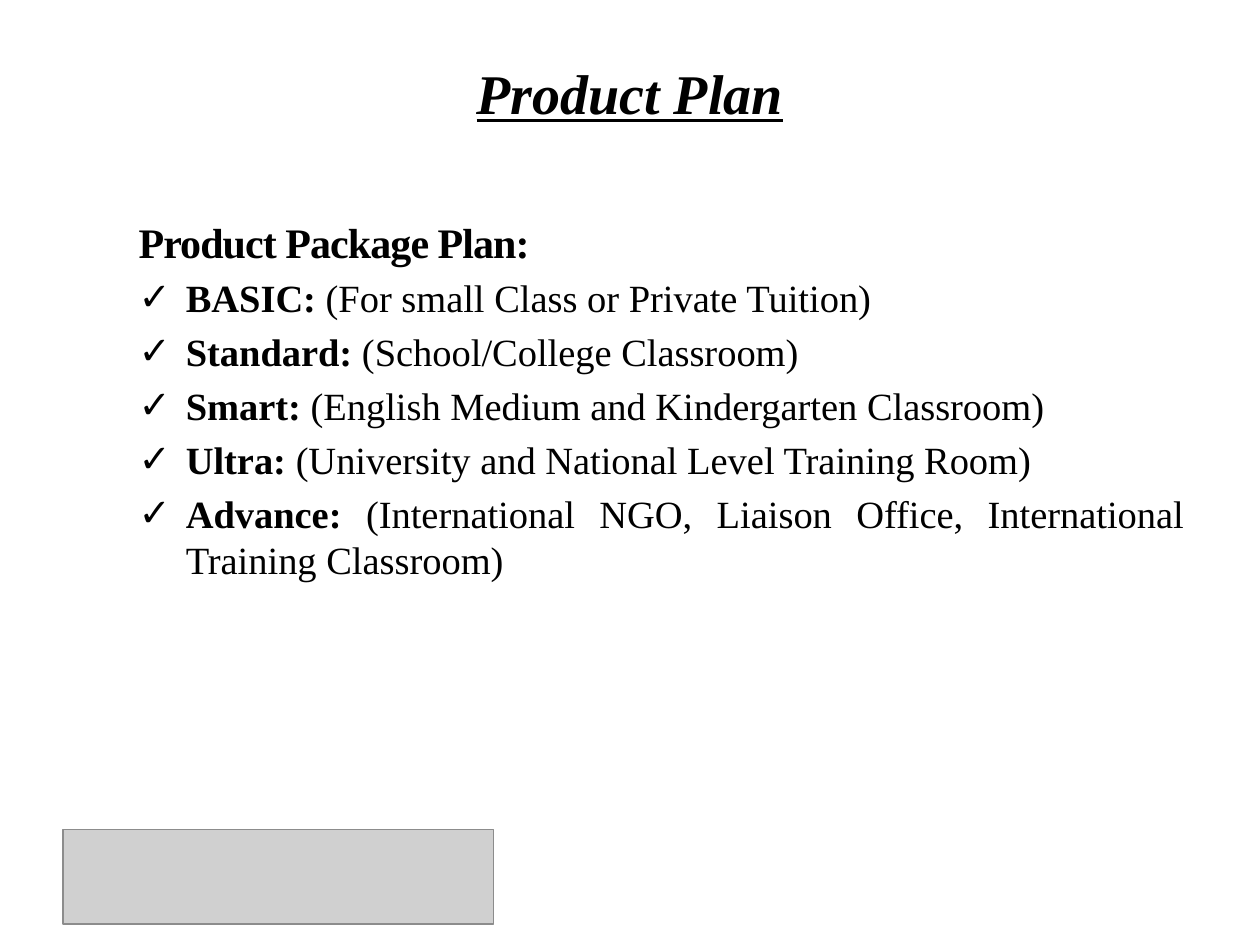
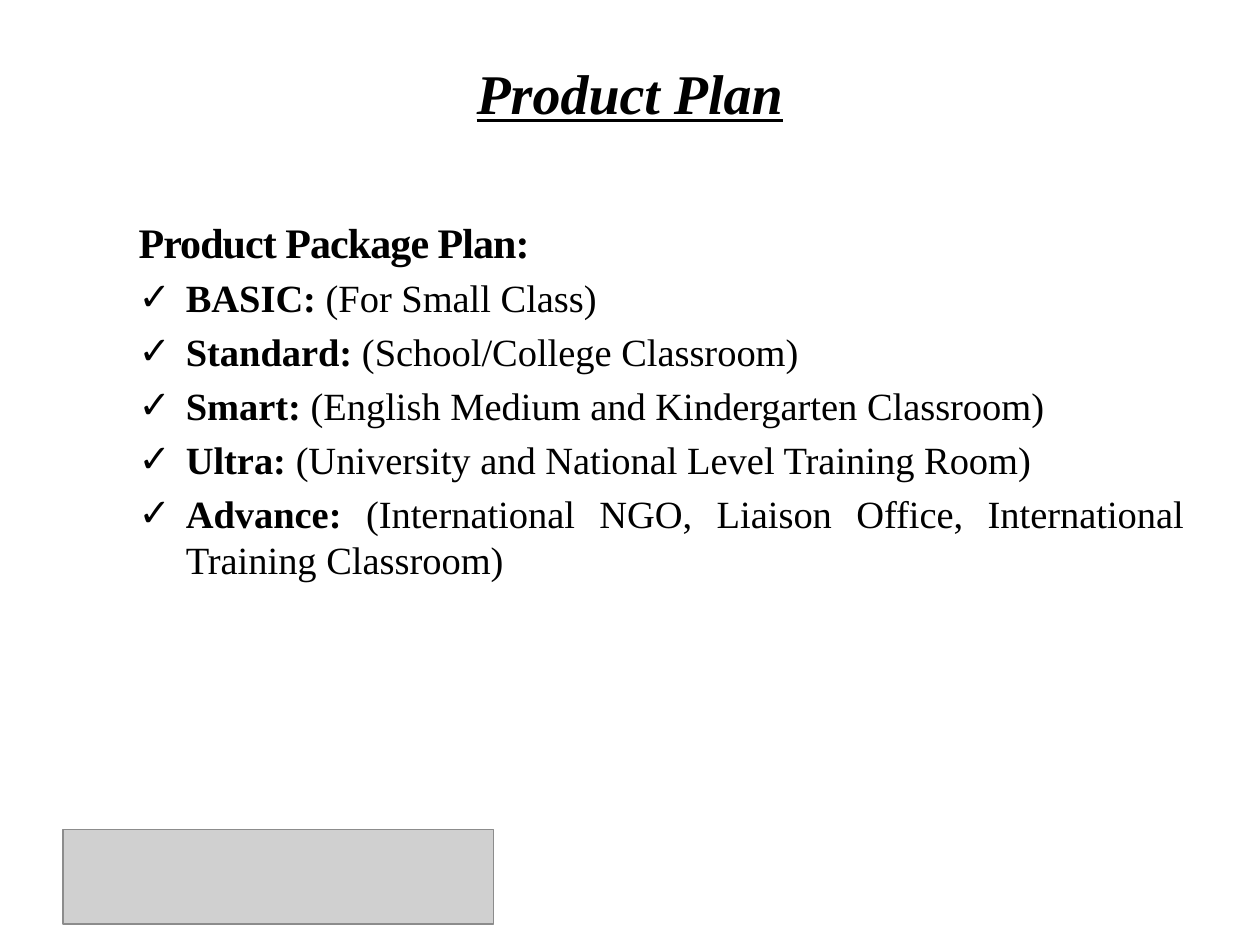
Before and after one commit to Shuvoneel/SRCL, a slide deck: slide 22 of Startup/Presentation_iDEA.pptx. Drawn at 1260x945 pixels with LibreOffice and Linux fonts; fonts in the diff are those of the drawing; grey boxes stand for pictures; background and template pictures are left out. Boxes give left, top, right and bottom in pixels: in the first picture for what was removed or moved away, otherwise in the second. Text is boxed around its words. In the diff, an @@ line names an element or a change of style, - is before the commit and + after.

```diff
--- a/Startup/Presentation_iDEA.pptx
+++ b/Startup/Presentation_iDEA.pptx
@@ text at box(186, 285, 597, 320): text changed @@
-✓ BASIC: (For small Class or Private Tuition)
+✓ BASIC: (For Small Class)
```
Also in this commit, not shown: 7 other files.
